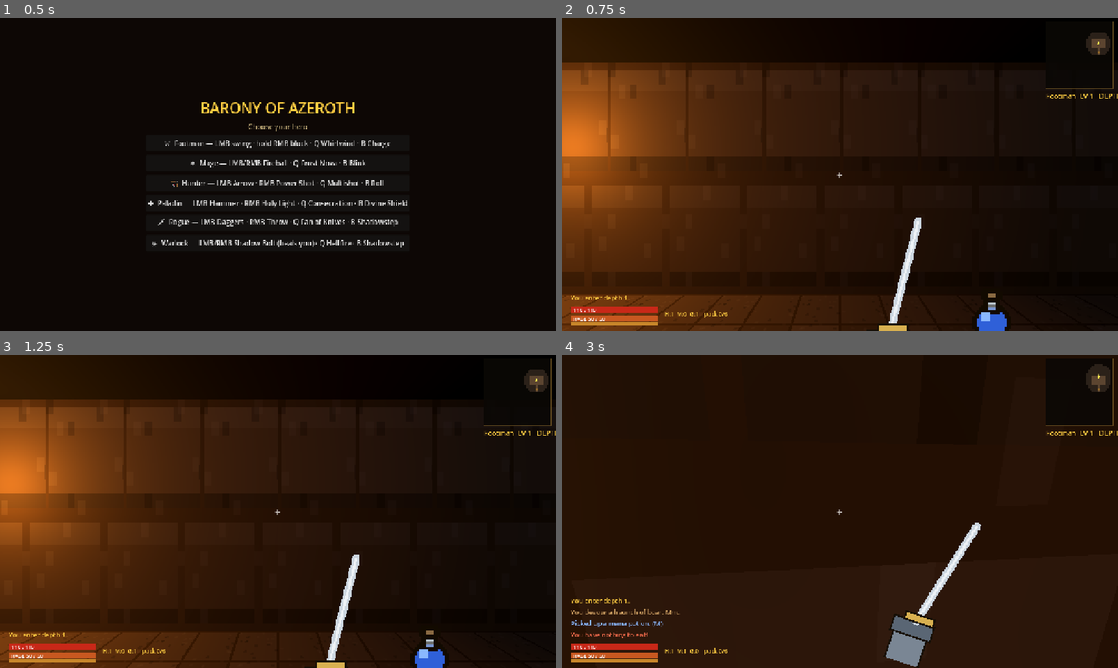
Above: before the commit, frames 1-4 (two rows, left to right).
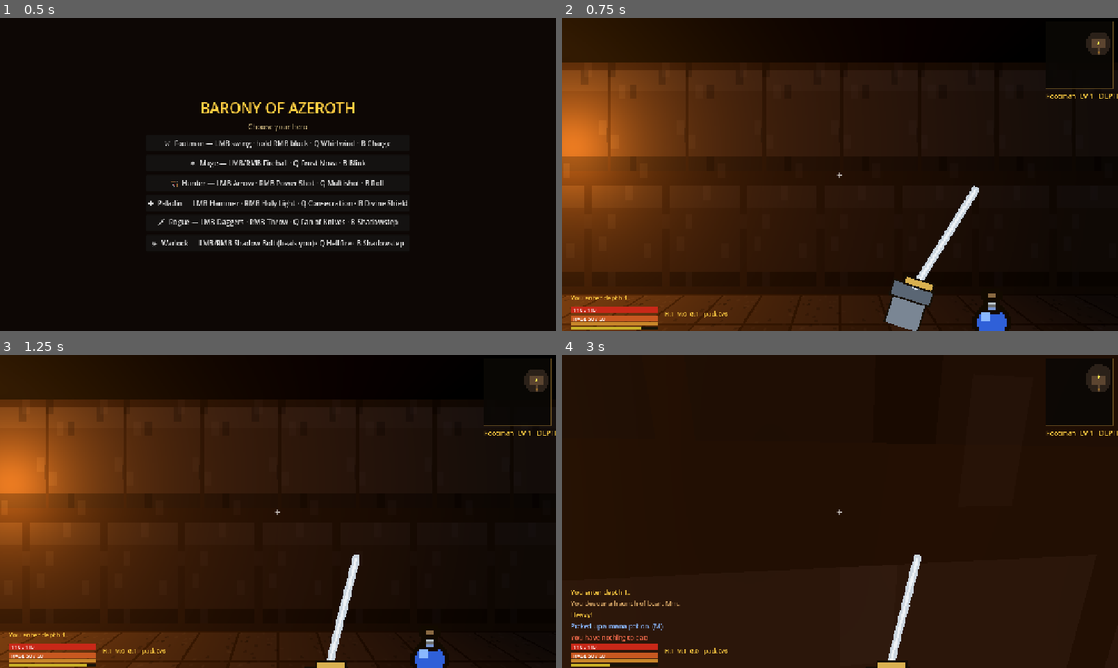
Above: after the commit, the same moments.

Repository: tisSoFluffy/barony
Game: Godot game, scene res://scenes/Main.tscn
Same seed, same stepped clock (60 frames per second), same inputs: the game is played once before the commit and once after it.
Inputs (mouse positions are in pixels of both pictures, inside the frame that each line leads up to):
- Up to frame 1 (0.5 s): no input
- Up to frame 2 (0.75 s): click "⚔ Footman — LMB swing · hold …" at 0.5 s
- Up to frame 3 (1.25 s): no input
- Up to frame 4 (3 s): tap Enter at 1.25 s; move the mouse to (867, 511) at 1.27 s; press the mouse at (867, 511) at 1.28 s; hold W (move_forward) from 1.28 s (still down); tap G (eat) at 1.55, 2.1 s; move the mouse to (812, 511) at 2.02 s; release the mouse at (812, 511) at 2.03 s; tap Shift (dodge, bound only after the commit) at 2.3, 2.85 s; move the mouse to (851, 505) at 2.77 s; press the mouse at (851, 505) at 2.78 s

Frame 1 is identical in both runs. In frame 2, 1.9% of the frame differs, in the area x 1-75%, y 53-100%; in frame 3, 0.1%; in frame 4, 2.7%, in the area x 1-97%, y 6-100%.

Commit message:
Dark Souls combat overhaul: stamina, dodge roll, parry, stagger, heavy attack
T1 Stamina: yellow bar (18/s regen) gates melee (22), dodge (30), heavy (42)
T2 Dodge roll: Shift key, 0.28s i-frames, 0.55s recovery, locked during attack wind-up
T3 Attack commitment: dodge blocked while atk_t > 45% of atk_cd (downstroke active)
T4 Enemy punish window: 0.65s post-strike freeze + stumble after melee lands
T5 Poise/stagger: each enemy has poise pool; consecutive hits break it → 0.8s stagger
T6 Parry/riposte: raise shield within 0.22s window → deflect + 3× riposte window
T7 Heavy attack: hold attack 0.5s → 1.8× damage, bigger arc, guaranteed poise break

Co-Authored-By: Claude Sonnet 4.6 <noreply@anthropic.com>

Diff:
--- a/godot/project.godot
+++ b/godot/project.godot
@@ -110,6 +110,11 @@
 "events": [Object(InputEventKey,"resource_local_to_scene":false,"resource_name":"","device":-1,"window_id":0,"alt_press …(190 unchanged characters)…
 ]
 }
+dodge={
+"deadzone": 0.5,
+"events": [Object(InputEventKey,"resource_local_to_scene":false,"resource_name":"","device":-1,"window_id":0,"alt_pressed":false,"shift_pressed":false,"ctrl_pressed":false,"meta_pressed":false,"pressed":false,"keycode":0,"physical_keycode":4194325,"key_label":0,"unicode":0,"location":0,"echo":false,"script":null)
+]
+}
 
 [rendering]
 
--- a/godot/scripts/Enemy.gd
+++ b/godot/scripts/Enemy.gd
@@ -26,6 +26,9 @@
 var _burn_t := 0.0
 var _burn_tick := 0.0
 var _t := 0.0
+var _punish_t := 0.0   # post-strike recovery stumble (T4)
+var _poise_cur := 0.0  # poise pool; breaks → stagger (T5)
+var _stagger_t := 0.0
 
 var spr: Sprite3D
 var player: Player
@@ -58,6 +61,7 @@
 	spr.position = Vector3(0, scale_h / 2.0, 0)
 	add_child(spr)
 	_t = randf() * TAU
+	_poise_cur = float(def.get("poise", 20))
 	position = ground_pos
 
 func body_center() -> Vector3:
@@ -66,6 +70,20 @@
 func _apply_knockback(impulse: Vector3) -> void:
 	_kb_vel = impulse
 	_kb_t = 0.25
+
+func _force_stagger() -> void:
+	_poise_cur = -1.0
+	_trigger_stagger()
+
+func _trigger_stagger() -> void:
+	if _stagger_t > 0.0: return
+	_stagger_t = 0.8
+	_poise_cur = float(def.get("poise", 20))
+	_winding_up = false
+	var tw := create_tween()
+	tw.tween_property(spr, "position:x",  0.14, 0.06).set_ease(Tween.EASE_OUT)
+	tw.tween_property(spr, "position:x", -0.12, 0.08).set_ease(Tween.EASE_IN_OUT)
+	tw.tween_property(spr, "position:x",  0.0,  0.06).set_ease(Tween.EASE_IN)
 
 func apply_burn(fire_dmg: int) -> void:
 	_burn_per_tick = maxf(_burn_per_tick, float(fire_dmg) * 0.075)
@@ -76,6 +94,10 @@
 	hp -= amt
 	hit_flash = 0.12
 	awake = true
+	# poise damage — break → stagger
+	_poise_cur -= float(amt) * 0.8
+	if _poise_cur <= 0.0 and _stagger_t <= 0.0:
+		_trigger_stagger()
 	if amt >= 12:
 		_winding_up = false
 		atk_t = maxf(atk_t, float(def.atk_cd) * 0.4)
@@ -172,6 +194,7 @@
 				spr.modulate = Color.WHITE
 			if d < float(def.range) * 1.5:
 				player.take_damage(dmg + Util.li(0, 3), def.name)
+				_punish_t = 0.65
 				var kb := to.normalized() * 4.5; kb.y = 0
 				player._apply_knockback(kb)
 				# strike burst: scale spike then spring back
@@ -186,6 +209,21 @@
 						Game.instance.world.spawn_spark(hp + off, Color("e05028"))
 			atk_t = float(def.atk_cd)
 		return
+	# stagger: frozen + wobble tween already fired in _trigger_stagger
+	if _stagger_t > 0.0:
+		_stagger_t -= dt
+		velocity = Vector3.ZERO
+		move_and_slide()
+		return
+	# punish window: stumble after striking
+	if _punish_t > 0.0:
+		_punish_t -= dt
+		velocity = Vector3.ZERO
+		spr.position.x = sin(_punish_t * 28.0) * 0.07 * (_punish_t / 0.65)
+		if _punish_t <= 0.0:
+			spr.position.x = 0.0
+		move_and_slide()
+		return
 	var spd: float = float(def.speed) * (0.45 if slow_t > 0.0 else 1.0) * (1.3 if enraged else 1.0)
 	var rng: float = float(def.range)
 	if def.has("keep_dist"):
--- a/godot/scripts/Player.gd
+++ b/godot/scripts/Player.gd
@@ -53,9 +53,35 @@
 var _pending_dmg := 0
 var _pending_crit := false
 
+# stamina
+var stamina    := 100.0
+var max_stamina := 100.0
+
+# dodge roll (T2)
+var _dodge_t   := 0.0
+var _dodge_dir := Vector3.ZERO
+
+# heavy attack hold (T7)
+var _hold_t      := 0.0
+var _hold_armed  := false
+
+# parry / riposte (T6)
+var _parry_t    := 0.0
+var _riposte_t  := 0.0
+var _block_prev := false
+
 const SPEED := 4.2
 const CRIT_CHANCE := {"war": 0.10, "paladin": 0.08, "rogue": 0.30}
 const CRIT_MULT   := {"war": 1.8,  "paladin": 1.6,  "rogue": 2.5}
+
+const STAM_REGEN  := 18.0   # per second (idle)
+const STAM_ATK    := 22.0   # normal melee swing
+const STAM_DODGE  := 30.0   # dodge roll
+const STAM_HEAVY  := 42.0   # heavy attack
+const DODGE_DUR   := 0.28   # active i-frame window
+const DODGE_CD    := 0.55   # total lockout after roll ends
+const DODGE_SPD   := 9.0
+const HEAVY_HOLD  := 0.50   # seconds of hold to arm heavy
 
 func _ready() -> void:
 	def = Classes.get_def(cls)
@@ -148,15 +174,19 @@
 		Input.mouse_mode = Input.MOUSE_MODE_VISIBLE if Input.mouse_mode == Input.MOUSE_MODE_CAPTURED else Input.MOUSE_MODE_CAPTURED
 
 func _physics_process(dt: float) -> void:
-	atk_t = maxf(0.0, atk_t - dt)
-	cast_t = maxf(0.0, cast_t - dt)
-	abil_t = maxf(0.0, abil_t - dt)
-	ab2_t = maxf(0.0, ab2_t - dt)
-	iframe = maxf(0.0, iframe - dt)
-	hurt_t = maxf(0.0, hurt_t - dt)
-	_kb_t = maxf(0.0, _kb_t - dt)
+	atk_t   = maxf(0.0, atk_t - dt)
+	cast_t  = maxf(0.0, cast_t - dt)
+	abil_t  = maxf(0.0, abil_t - dt)
+	ab2_t   = maxf(0.0, ab2_t - dt)
+	iframe  = maxf(0.0, iframe - dt)
+	hurt_t  = maxf(0.0, hurt_t - dt)
+	_kb_t   = maxf(0.0, _kb_t - dt)
 	shake_t = maxf(0.0, shake_t - dt)
+	_dodge_t = maxf(0.0, _dodge_t - dt)
+	_parry_t = maxf(0.0, _parry_t - dt)
+	_riposte_t = maxf(0.0, _riposte_t - dt)
 	mana = minf(tot_maxmana(), mana + regen * dt)
+	stamina = minf(max_stamina, stamina + STAM_REGEN * dt)
 
 	# fire deferred melee impact when animation reaches the downstroke
 	if _atk_hit_t > 0.0 and not dead and atk_cd > 0.0 and atk_t / atk_cd <= _atk_hit_t:
@@ -180,6 +210,10 @@
 
 	var ui_open: bool = Game.instance and ((Game.instance.inv_ui and Game.instance.inv_ui.is_open) or (Game.instance.shop_ui and Game.instance.shop_ui.is_open))
 	var wants_block := cls == "war" and Input.is_action_pressed("secondary") and not dead and not ui_open
+	# parry window opens on the leading edge of block
+	if wants_block and not _block_prev and not dead:
+		_parry_t = 0.22
+	_block_prev = wants_block
 	if wants_block and mana >= 2.0:
 		blocking = true
 		mana = maxf(0.0, mana - 10.0 * dt)
@@ -193,9 +227,43 @@
 		var dir := transform.basis * Vector3(ix, 0, iz)
 		dir.y = 0
 		if dir.length() > 0.001: dir = dir.normalized()
+
+		# dodge roll: T2 + T3 (locked during first 55% of attack arc)
+		if Input.is_action_just_pressed("dodge") and _dodge_t <= 0.0 and stamina >= STAM_DODGE:
+			var atk_committed := atk_cd > 0.0 and atk_t > atk_cd * 0.45
+			if not atk_committed:
+				_dodge_dir = dir if dir.length_squared() > 0.001 else -transform.basis.z
+				_dodge_dir.y = 0
+				_dodge_dir = _dodge_dir.normalized()
+				_dodge_t = DODGE_DUR + DODGE_CD
+				iframe = DODGE_DUR * 0.7
+				stamina = maxf(0.0, stamina - STAM_DODGE)
+
+		# heavy attack hold tracking (melee classes only)
+		var is_melee_cls := cls == "war" or cls == "paladin" or cls == "rogue"
+		if is_melee_cls and atk_t <= 0.0:
+			if Input.is_action_pressed("attack"):
+				_hold_t += dt
+				if _hold_t >= HEAVY_HOLD and not _hold_armed:
+					_hold_armed = true
+					_msg("Heavy!", Color("ffce42"))
+			if Input.is_action_just_released("attack"):
+				if _hold_armed and stamina >= STAM_HEAVY:
+					_heavy_melee()
+				elif _hold_t < HEAVY_HOLD:
+					_primary()
+				_hold_t = 0.0; _hold_armed = false
+		elif not is_melee_cls:
+			if Input.is_action_pressed("attack"): _primary()
+
 		var spd := SPEED * (0.55 if blocking else 1.0)
-		velocity.x = dir.x * spd
-		velocity.z = dir.z * spd
+		# during dodge: override velocity with dodge direction
+		if _dodge_t > DODGE_CD:
+			velocity.x = _dodge_dir.x * DODGE_SPD
+			velocity.z = _dodge_dir.z * DODGE_SPD
+		else:
+			velocity.x = dir.x * spd
+			velocity.z = dir.z * spd
 		if _kb_t > 0.0:
 			var kf := _kb_t / 0.2
 			velocity.x += _kb_vel.x * kf
@@ -203,7 +271,6 @@
 		velocity.y = 0
 		move_and_slide()
 
-		if Input.is_action_pressed("attack"): _primary()
 		if Input.is_action_pressed("secondary") and cls != "war": _secondary()
 		if Input.is_action_just_pressed("ability_q"): _ability_q()
 		if Input.is_action_just_pressed("ability_b"): _ability_b()
@@ -242,6 +309,9 @@
 	_shoot(kind, _proj_dmg(kind))
 
 func _melee() -> void:
+	if stamina < STAM_ATK:
+		_msg("Too exhausted!", Color("ffb050")); return
+	stamina = maxf(0.0, stamina - STAM_ATK)
 	var cd: float = Classes.melee_cd.get(cls, 0.45)
 	atk_t = cd; atk_cd = cd
 	var dmg := tot_dmg()
@@ -252,22 +322,40 @@
 	# defer impact to the downstroke: 0.55 = slash peak, 0.35 = rogue undercut peak
 	_atk_hit_t = 0.35 if cls == "rogue" else 0.55
 
+func _heavy_melee() -> void:
+	stamina = maxf(0.0, stamina - STAM_HEAVY)
+	var cd: float = Classes.melee_cd.get(cls, 0.45) * 1.5
+	atk_t = cd; atk_cd = cd
+	var dmg := int(round(float(tot_dmg()) * 1.8))
+	_pending_crit = false
+	_pending_dmg = dmg
+	_atk_hit_t = 0.35 if cls == "rogue" else 0.55
+
 func _resolve_melee_hit() -> void:
 	var fwd := _aim()
 	var hit_any := false
+	var is_heavy: bool = atk_cd > float(Classes.melee_cd.get(cls, 0.45)) * 1.2
+	var is_riposte := _riposte_t > 0.0
 	for en in get_tree().get_nodes_in_group("enemy"):
 		var to: Vector3 = en.global_position - global_position
 		to.y = 0
 		if to.length() < 1.9 and fwd.dot(to.normalized()) > 0.55:
-			en.take_damage(_pending_dmg + Util.li(0, 4))
-			en._apply_knockback(to.normalized() * 3.5)
+			var dmg := _pending_dmg + Util.li(0, 4)
+			if is_riposte: dmg = int(round(float(dmg) * 3.0))
+			en.take_damage(dmg)
+			en._apply_knockback(to.normalized() * (5.5 if is_heavy else 3.5))
 			if cls == "war" or cls == "rogue":
 				en._bleed_stacks = mini(en._bleed_stacks + 1, 3)
 				en._bleed_t = 3.0; en._bleed_tick = 0.0
+			if is_heavy and en.has_method("_force_stagger"):
+				en._force_stagger()
 			hit_any = true
+	if is_riposte: _riposte_t = 0.0
 	if hit_any:
-		if _pending_crit: _msg("Critical Strike!", Color("ffce42"))
-		_apply_camera_shake(0.025 + (0.04 if _pending_crit else 0.0))
+		if is_riposte: _msg("RIPOSTE!", Color("ff9a20"))
+		elif _pending_crit: _msg("Critical Strike!", Color("ffce42"))
+		elif is_heavy: _msg("Heavy Strike!", Color("e08020"))
+		_apply_camera_shake(0.035 + (0.04 if _pending_crit or is_riposte else 0.0))
 
 func _primary() -> void:
 	match cls:
@@ -369,6 +457,15 @@
 
 func take_damage(amt: int, src := "") -> void:
 	if dead or iframe > 0.0: return
+	# parry: block raised within the last 0.22s deflects the hit entirely
+	if _parry_t > 0.0 and blocking:
+		_parry_t = 0.0
+		_riposte_t = 1.5
+		_apply_camera_shake(0.015)
+		if Game.instance and Game.instance.hud:
+			Game.instance.hud.flash(Color(1.0, 0.85, 0.1, 0.45))
+		_msg("Parried! Riposte ready.", Color("ffe050"))
+		return
 	var armor := tot_armor()
 	var dr := float(armor) / (float(armor) + 25.0)
 	amt = max(1, int(round(float(amt) * (1.0 - dr))))
--- a/godot/scripts/data/EnemyDB.gd
+++ b/godot/scripts/data/EnemyDB.gd
@@ -2,19 +2,19 @@
 ## Enemy + spawn-table data, ported from the web build. Autoload name: Bestiary
 
 var defs: Dictionary = {
-	"kobold":   { "spr": "kobold", "hp": 22, "dmg": 6, "speed": 1.7, "xp": 14, "scale": 0.55,
+	"kobold":   { "spr": "kobold", "hp": 22, "dmg": 6, "speed": 1.7, "xp": 14, "scale": 0.55, "poise": 20,
 				"atk_cd": 1.1, "range": 0.95, "sight": 7, "name": "Kobold Tunneler" },
-	"murloc":   { "spr": "murloc", "hp": 32, "dmg": 9, "speed": 2.3, "xp": 26, "scale": 0.62,
+	"murloc":   { "spr": "murloc", "hp": 32, "dmg": 9, "speed": 2.3, "xp": 26, "scale": 0.62, "poise": 28,
 				"atk_cd": 0.85, "range": 0.95, "sight": 8, "name": "Murloc Raider" },
-	"troll":    { "spr": "troll", "hp": 42, "dmg": 11, "speed": 2.0, "xp": 55, "scale": 0.86,
+	"troll":    { "spr": "troll", "hp": 42, "dmg": 11, "speed": 2.0, "xp": 55, "scale": 0.86, "poise": 45,
 				"atk_cd": 1.7, "range": 7.0, "sight": 10, "ranged": "axe", "keep_dist": 4.0, "name": "Troll Headhunter" },
-	"skeleton": { "spr": "skeleton", "hp": 48, "dmg": 13, "speed": 1.5, "xp": 42, "scale": 0.82,
+	"skeleton": { "spr": "skeleton", "hp": 48, "dmg": 13, "speed": 1.5, "xp": 42, "scale": 0.82, "poise": 35,
 				"atk_cd": 1.2, "range": 1.05, "sight": 9, "name": "Scourge Skeleton" },
-	"orc":      { "spr": "orc", "hp": 75, "dmg": 17, "speed": 1.9, "xp": 75, "scale": 0.92,
+	"orc":      { "spr": "orc", "hp": 75, "dmg": 17, "speed": 1.9, "xp": 75, "scale": 0.92, "poise": 55,
 				"atk_cd": 1.0, "range": 1.05, "sight": 9, "name": "Orc Grunt" },
-	"necro":    { "spr": "necro", "hp": 58, "dmg": 15, "speed": 1.4, "xp": 95, "scale": 0.88,
+	"necro":    { "spr": "necro", "hp": 58, "dmg": 15, "speed": 1.4, "xp": 95, "scale": 0.88, "poise": 30,
 				"atk_cd": 2.2, "range": 8.0, "sight": 10, "ranged": "bolt", "keep_dist": 5.0, "summon": 9.0, "name": "Cultist Necromancer" },
-	"ogre":     { "spr": "ogre", "hp": 420, "dmg": 30, "speed": 1.25, "xp": 600, "scale": 1.45,
+	"ogre":     { "spr": "ogre", "hp": 420, "dmg": 30, "speed": 1.25, "xp": 600, "scale": 1.45, "poise": 200,
 				"atk_cd": 1.5, "range": 1.5, "sight": 12, "name": "Gor'maul the Warlord", "boss": true },
 }
 
--- a/godot/scripts/ui/HUD.gd
+++ b/godot/scripts/ui/HUD.gd
@@ -19,6 +19,8 @@
 var cons_label: Label
 var food_bg: ColorRect
 var food_fill: ColorRect
+var stam_bg: ColorRect
+var stam_fill: ColorRect
 var msg_box: VBoxContainer
 var death_panel: Control
 var win_panel: Control
@@ -56,6 +58,7 @@
 	cons_label = Label.new(); cons_label.add_theme_color_override("font_color", Color("ffce42"))
 	cons_label.add_theme_font_size_override("font_size", 13); add_child(cons_label)
 	food_bg = _bar(Color("1a1208")); food_fill = _bar(Color("c8862a"))
+	stam_bg = _bar(Color("181408")); stam_fill = _bar(Color("c8b028"))
 
 	msg_box = VBoxContainer.new()
 	msg_box.alignment = BoxContainer.ALIGNMENT_END
@@ -147,6 +150,7 @@
 
 	if player.atk_t > 0.0 and player.atk_cd > 0.0:
 		var n := clampf(player.atk_t / player.atk_cd, 0.0, 1.0)
+		var is_heavy: bool = player.atk_cd > float(Classes.melee_cd.get(player.cls, 0.45)) * 1.2
 		if player.cls == "rogue":
 			# undercut: draw dagger low-left → slash up-right
 			if n > 0.60:
@@ -158,6 +162,17 @@
 			else:
 				var p := smoothstep(0.0, 1.0, (0.12 - n) / 0.12)
 				off_x = lerp(28.0, 0.0, p);  off_y = lerp(-50.0, 0.0, p);  rot = lerp(0.15, 0.0, p)
+		elif is_heavy:
+			# heavy overhead: slow massive arc with extra wind-up
+			if n > 0.55:
+				var p := smoothstep(0.0, 1.0, (1.0 - n) / 0.45)
+				off_x = 52.0 * p;  off_y = -170.0 * p;  rot = 0.55 * p
+			elif n > 0.10:
+				var p := smoothstep(0.0, 1.0, (0.55 - n) / 0.45)
+				off_x = lerp(52.0, -42.0, p);  off_y = lerp(-170.0, 70.0, p);  rot = lerp(0.55, -0.45, p)
+			else:
+				var p := smoothstep(0.0, 1.0, (0.10 - n) / 0.10)
+				off_x = lerp(-42.0, 0.0, p);  off_y = lerp(70.0, 0.0, p);  rot = lerp(-0.45, 0.0, p)
 		else:
 			# overhead diagonal cut: raise sword up → crash diagonally down-left
 			if n > 0.55:
@@ -201,6 +216,9 @@
 	food_bg.position = Vector2(bx, by + 36); food_bg.size = Vector2(bw, 6)
 	food_fill.color = Painter.hex("c8862a") if player.food > 30.0 else Painter.hex("e03c2c")
 	food_fill.position = Vector2(bx, by + 36); food_fill.size = Vector2(bw * clampf(player.food / 100.0, 0, 1), 6)
+	stam_bg.position = Vector2(bx, by + 46); stam_bg.size = Vector2(bw, 8)
+	stam_fill.color = Painter.hex("c8b028") if player.stamina > 25.0 else Painter.hex("e05820")
+	stam_fill.position = Vector2(bx, by + 46); stam_fill.size = Vector2(bw * clampf(player.stamina / player.max_stamina, 0, 1), 8)
 	cons_label.text = "H:%d  M:%d  G:%d    pack %d/6" % [player.hpots, player.mpots, player.meat, player.bag.size()]
 	cons_label.position = Vector2(bx + bw + 16, by + 8)
 
